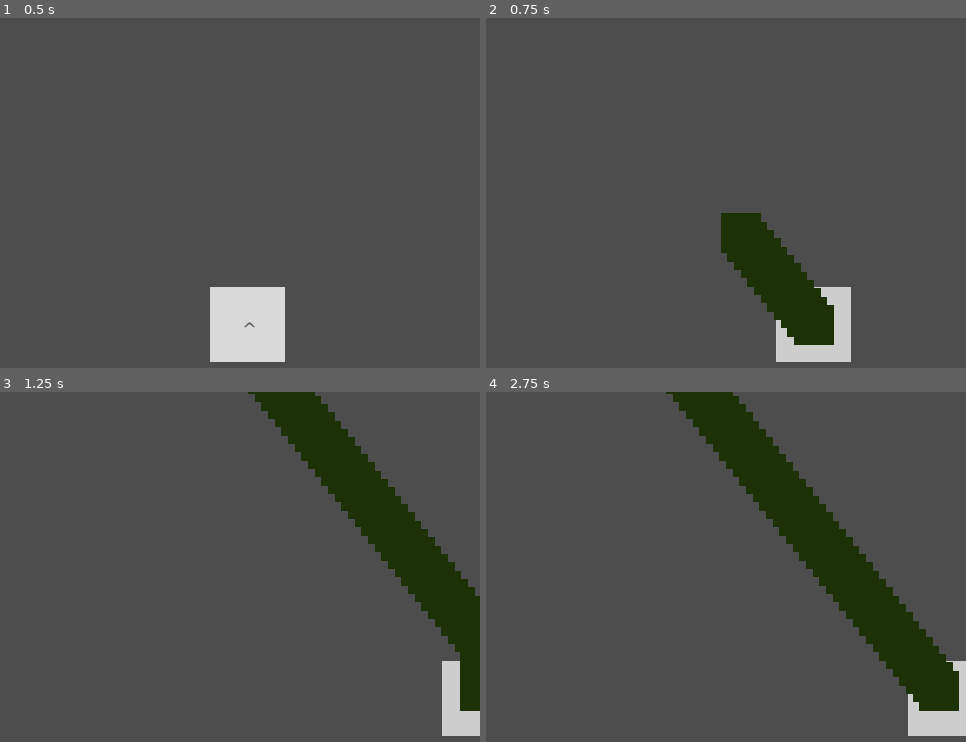
Above: before the commit, frames 1-4 (two rows, left to right).
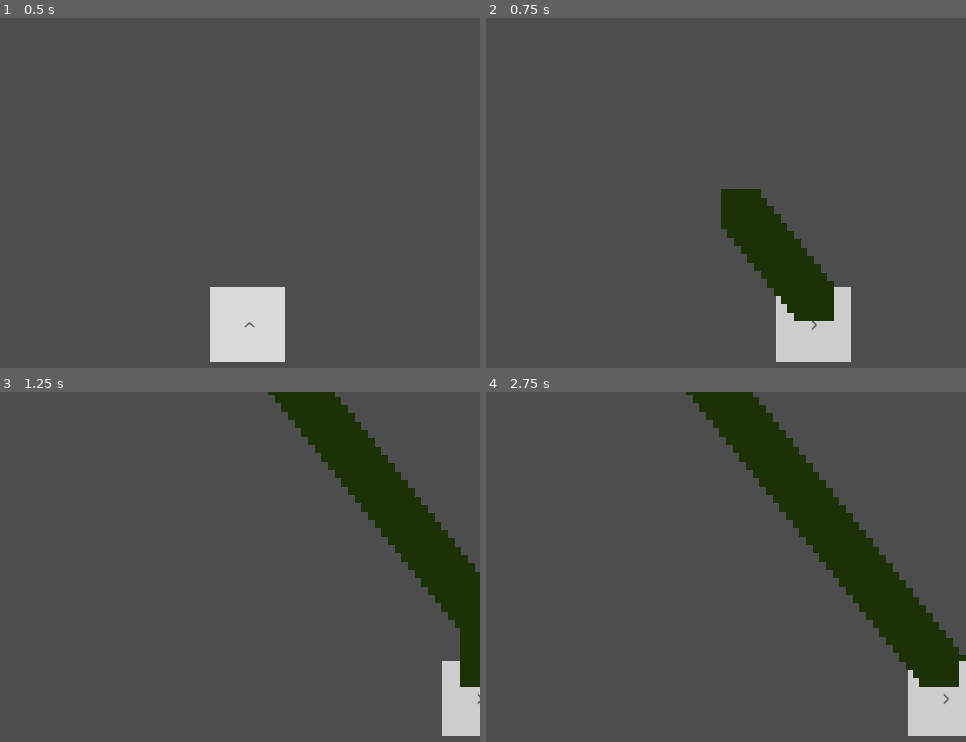
Above: after the commit, the same moments.

Repository: vieko/game-loose-goose
Game: Godot game, scene res://Scenes/Gameplay.tscn
Same seed, same stepped clock (60 frames per second), same inputs: the game is played once before the commit and once after it.
Inputs:
- Up to frame 1 (0.5 s): no input
- Up to frame 2 (0.75 s): tap Enter at 0.5 s; hold Right (move_right) from 0.53 s (still down); hold Up (poop) from 0.53 s (still down)
- Up to frame 3 (1.25 s): keep holding Right (move_right); keep holding Up (poop)
- Up to frame 4 (2.75 s): release Right (move_right) at 1.28 s; release Up (poop) at 1.28 s; hold Left (move_left) 1.28-2.03 s; tap Down (flip) at 1.35 s; tap Up (poop) at 1.55 s; hold Right (move_right) from 2.03 s (still down); hold Up (poop) from 2.03 s (still down)

Frame 1 is identical in both runs. In frame 2, 3.2% of the frame differs, in the area x 48-73%, y 48-94%; in frame 3, 5.4%; in frame 4, 7.1%, in the area x 37-100%, y 0-92%.

Commit message:
adds butthole position

Diff:
--- a/Player/Player.gd
+++ b/Player/Player.gd
@@ -8,6 +8,8 @@
 
 # DEFINE Variables
 @onready var animatedSprite := $AnimatedSprite2D
+@onready var poopingPositions := $PoopingPositions
+
 @export var speed: float = 100
 var velocity := Vector2(0,0)
 var current_mode = Modes.WALK
@@ -26,9 +28,10 @@
 
   # CHECK if shooting
   if Input.is_action_pressed("poop"):
-    var poop := plPoop.instantiate()
-    poop.position = position
-    get_tree().current_scene.add_child(poop)
+    for child in poopingPositions.get_children():
+      var poop := plPoop.instantiate()
+      poop.global_position = child.global_position
+      get_tree().current_scene.add_child(poop)
 
 # TIME SENSITIVE THINGS SHOULD GO HERE
 func _physics_process(delta):
--- a/Player/Player.tscn
+++ b/Player/Player.tscn
@@ -57,3 +57,8 @@
 scale = Vector2(0.75, 0.75)
 sprite_frames = SubResource("SpriteFrames_rr6dq")
 animation = &"walk_up"
+
+[node name="PoopingPositions" type="Node2D" parent="."]
+
+[node name="Butthole" type="Node2D" parent="PoopingPositions"]
+position = Vector2(0, -24)
